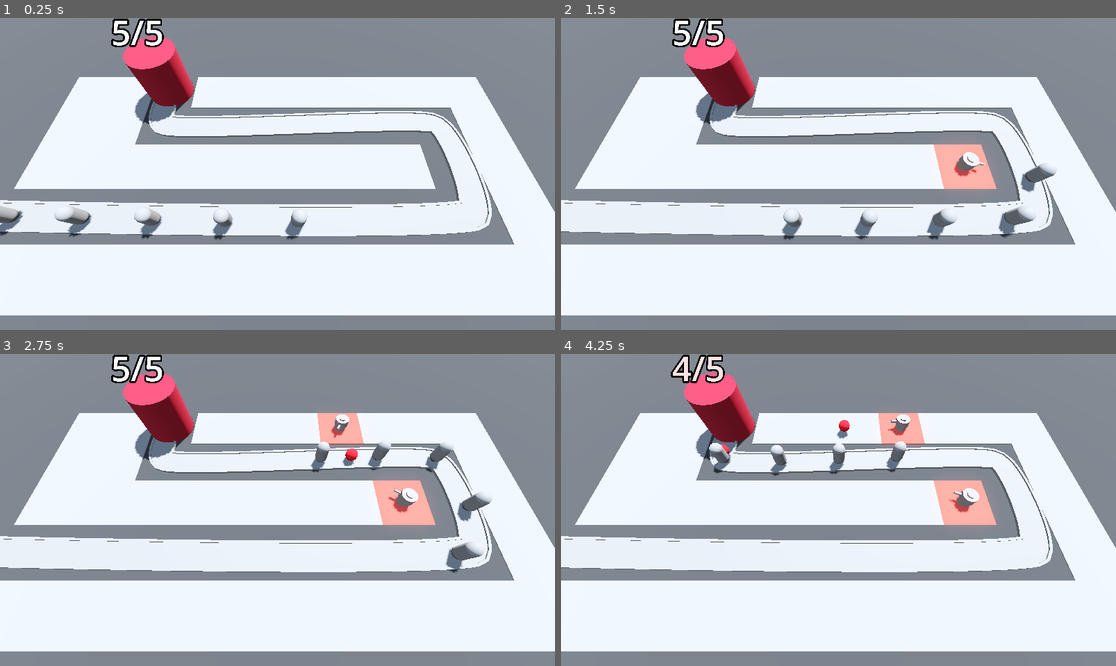
Above: before the commit, frames 1-4 (two rows, left to right).
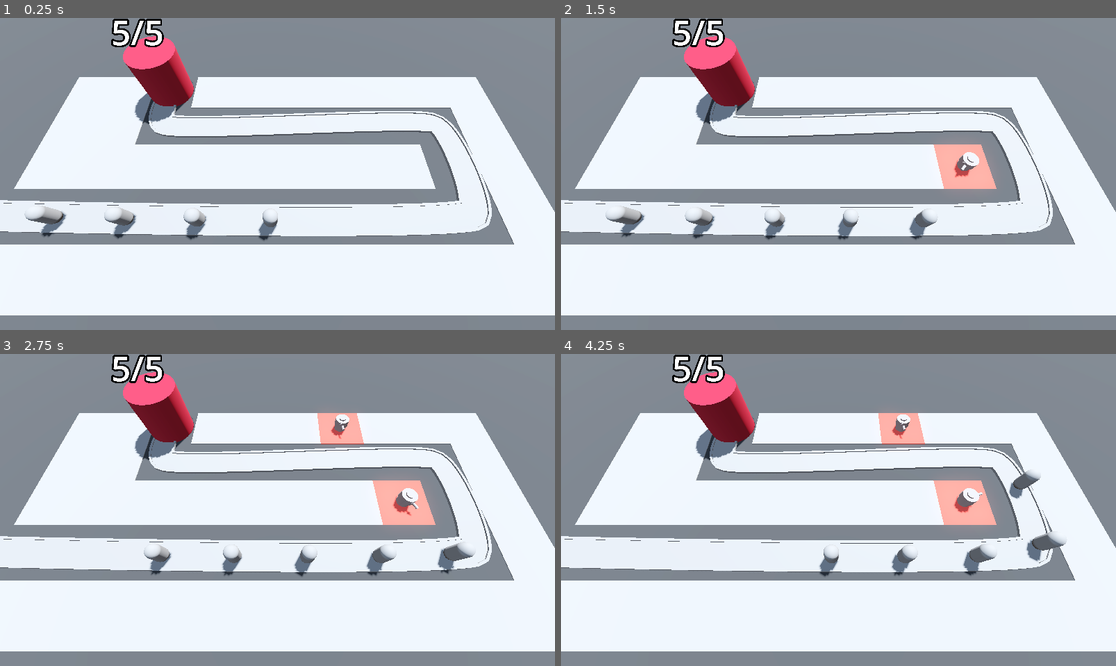
Above: after the commit, the same moments.

Repository: ozgencDev/Barbarian-Blaster
Game: Godot game, scene res://BaseLevel.tscn
Same seed, same stepped clock (60 frames per second), same inputs: the game is played once before the commit and once after it.
Inputs (mouse positions are in pixels of both pictures, inside the frame that each line leads up to):
- Up to frame 1 (0.25 s): no input
- Up to frame 2 (1.5 s): move the mouse to (960, 158) at 0.52 s; press the mouse at (960, 158) at 0.53 s; move the mouse to (727, 189) at 1.27 s; release the mouse at (727, 189) at 1.28 s; click (727, 189) at 1.35 s
- Up to frame 3 (2.75 s): move the mouse to (333, 441) at 2.02 s; press the mouse at (333, 441) at 2.03 s
- Up to frame 4 (4.25 s): move the mouse to (810, 572) at 2.77 s; release the mouse at (810, 572) at 2.78 s; click (810, 572) at 2.85 s; move the mouse to (1005, 556) at 3.52 s; press the mouse at (1005, 556) at 3.53 s

The runs differ from the first frame. In frame 1, 2.2% of the frame differs, in the area x 0-56%, y 60-72%; in frame 2, 2.4%; in frame 3, 2.3%; in frame 4, 2.7%, in the area x 19-92%, y 0-72%.

Commit message:
creates health system for enemy,  adds area3d  and  col shape, adds signal for projectile  when on entered the are  it reaches that  area and call its function for applying damage then removes themselves, each turret finds best target for  themselves depends  range and enemy progress

Diff:
--- a/BaseLevel.tscn
+++ b/BaseLevel.tscn
@@ -95,27 +95,22 @@
 
 [node name="Enemy" parent="Path3D" instance=ExtResource("1_5sbch")]
 transform = Transform3D(0.00329721, 0, -0.999974, 0, 1, 0, 0.999974, 0, 0.00329721, -21.7105, 0, 6.11775)
-speed = 12.475
 
 [node name="Enemy2" parent="Path3D" instance=ExtResource("1_5sbch")]
 transform = Transform3D(-0.0208044, 0, -0.999763, 0, 1, 0, 0.999763, 0, -0.0208044, -16.7118, 0, 6.23088)
 progress = 5.0
-speed = 12.475
 
 [node name="Enemy3" parent="Path3D" instance=ExtResource("1_5sbch")]
 transform = Transform3D(-0.0173951, 0, -0.999827, 0, 1, 0, 0.999827, 0, -0.0173951, -11.7128, 0, 6.32651)
 progress = 10.0
-speed = 12.475
 
 [node name="Enemy4" parent="Path3D" instance=ExtResource("1_5sbch")]
 transform = Transform3D(-0.0133377, 0, -0.999891, 0, 1, 0, 0.999891, 0, -0.0133377, -6.71331, 0, 6.40375)
 progress = 15.0
-speed = 12.475
 
 [node name="Enemy5" parent="Path3D" instance=ExtResource("1_5sbch")]
 transform = Transform3D(-0.00783495, 0, -0.999949, 0, 1, 0, 0.999949, 0, -0.00783495, -1.71359, 0, 6.45752)
 progress = 20.0
-speed = 12.475
 
 [node name="GridMap" type="GridMap" parent="."]
 mesh_library = ExtResource("1_vp3ct")
--- a/Enemy/enemy.gd
+++ b/Enemy/enemy.gd
@@ -1,12 +1,29 @@
 extends PathFollow3D
 
 
-@export var speed: float = 2.5
+@export var speed: float = 1
+@export var max_health := 50
 @onready var base = get_tree().get_first_node_in_group("base")
+
+var current_health: int:
+	set(health_in):
+		current_health = health_in
+		print(current_health)
+		if(current_health < 1):
+			queue_free()
+
+
+func _ready() -> void:
+	current_health = max_health
+
+
+func take_damage() -> void:
+	current_health -= 5
 
 # Called every frame. 'delta' is the elapsed time since the previous frame.
 func _process(delta: float) -> void:
 	progress += delta * speed
+	print(progress)
 	if progress_ratio == 1.0:
 		base.take_damage()
 		set_process(false)
--- a/Enemy/enemy.tscn
+++ b/Enemy/enemy.tscn
@@ -1,14 +1,23 @@
-[gd_scene load_steps=3 format=3 uid="uid://bv7gbdkawif84"]
+[gd_scene load_steps=4 format=3 uid="uid://bv7gbdkawif84"]
 
 [ext_resource type="Script" path="res://Enemy/enemy.gd" id="1_7443j"]
 
 [sub_resource type="CapsuleMesh" id="CapsuleMesh_wdc25"]
 
+[sub_resource type="CapsuleShape3D" id="CapsuleShape3D_djtew"]
+
 [node name="Enemy" type="PathFollow3D"]
 transform = Transform3D(0.999979, 0, 0, 0, 1, 0, 0, 0, 0.999979, 0, 0, 0)
 loop = false
 script = ExtResource("1_7443j")
+speed = 5.0
 
 [node name="MeshInstance3D" type="MeshInstance3D" parent="."]
 transform = Transform3D(1, 0, 0, 0, 1, 0, 0, 0, 1, 0, 1.1, 0)
 mesh = SubResource("CapsuleMesh_wdc25")
+
+[node name="Area3D" type="Area3D" parent="." groups=["enemy_area"]]
+
+[node name="CollisionShape3D" type="CollisionShape3D" parent="Area3D"]
+transform = Transform3D(1, 0, 0, 0, 1, 0, 0, 0, 1, 0, 1.1, 0)
+shape = SubResource("CapsuleShape3D_djtew")
--- a/Turret/projectile.gd
+++ b/Turret/projectile.gd
@@ -10,3 +10,9 @@
 
 func _on_timer_timeout() -> void:
 	queue_free()
+
+
+func _on_area_entered(area: Area3D) -> void:
+	if area.is_in_group("enemy_area"):
+		area.get_parent().take_damage()
+		queue_free()
--- a/Turret/projectile.tscn
+++ b/Turret/projectile.tscn
@@ -25,4 +25,5 @@
 one_shot = true
 autostart = true
 
+[connection signal="area_entered" from="." to="." method="_on_area_entered"]
 [connection signal="timeout" from="Timer" to="." method="_on_timer_timeout"]
--- a/Turret/turret.gd
+++ b/Turret/turret.gd
@@ -1,15 +1,36 @@
 extends Node3D
 @export var projectile: PackedScene
 @onready var turret_top: MeshInstance3D = $TurretBase/TurretTop
+@export var turret_range := 10
+
+
+var enemy: PathFollow3D
+
 
 var path: Path3D
 
 func _physics_process(delta: float) -> void:
-	var enemy = path.get_children().back()
-	look_at(enemy.global_position, Vector3.UP, true)
+	enemy = find_best_target()
+	if enemy:
+		look_at(enemy.global_position, Vector3.UP, true)
 
 func _on_timer_timeout() -> void:
-	var shot = projectile.instantiate()
-	add_child(shot)
-	shot.global_position = turret_top.global_position
-	shot.direction = global_transform.basis.z
+	if enemy:
+		var shot = projectile.instantiate()
+		add_child(shot)
+		shot.global_position = turret_top.global_position
+		shot.direction = global_transform.basis.z
+
+
+func find_best_target() -> PathFollow3D:
+	var best_target = null
+	var best_progress = 0
+
+	for enemy in path.get_children():
+		if enemy is PathFollow3D:
+			if global_position.distance_to(enemy.global_position) < turret_range:
+				if enemy.progress > best_progress:
+					best_target = enemy
+					best_progress = enemy.progress
+
+	return best_target
Not shown: 4 places in MeshLibrary/SpaceLibrary.tres that only renumber resources
